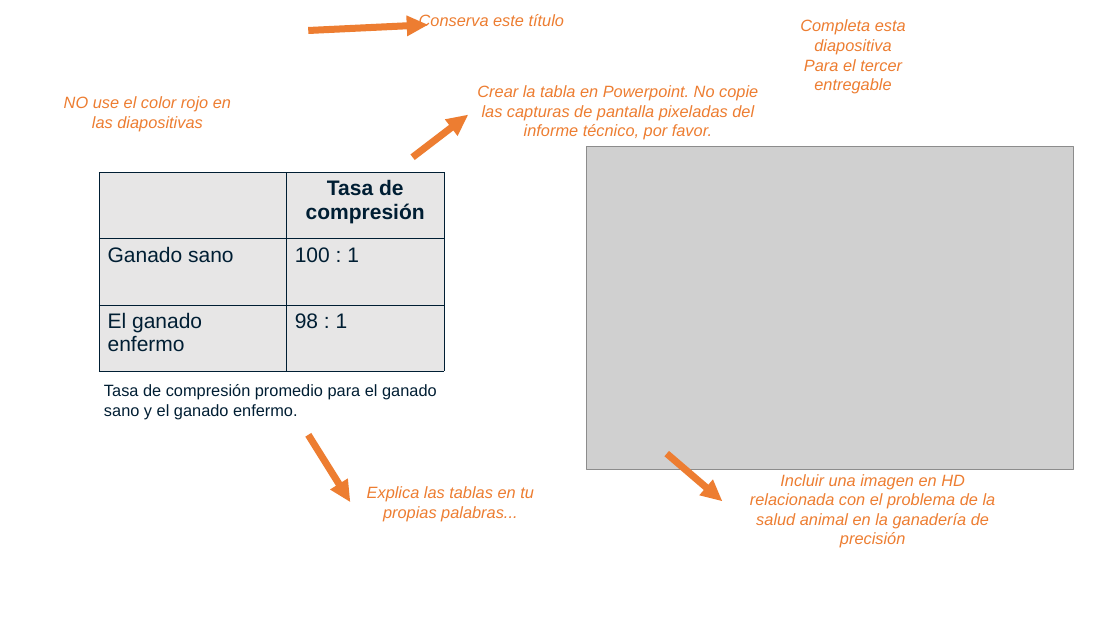
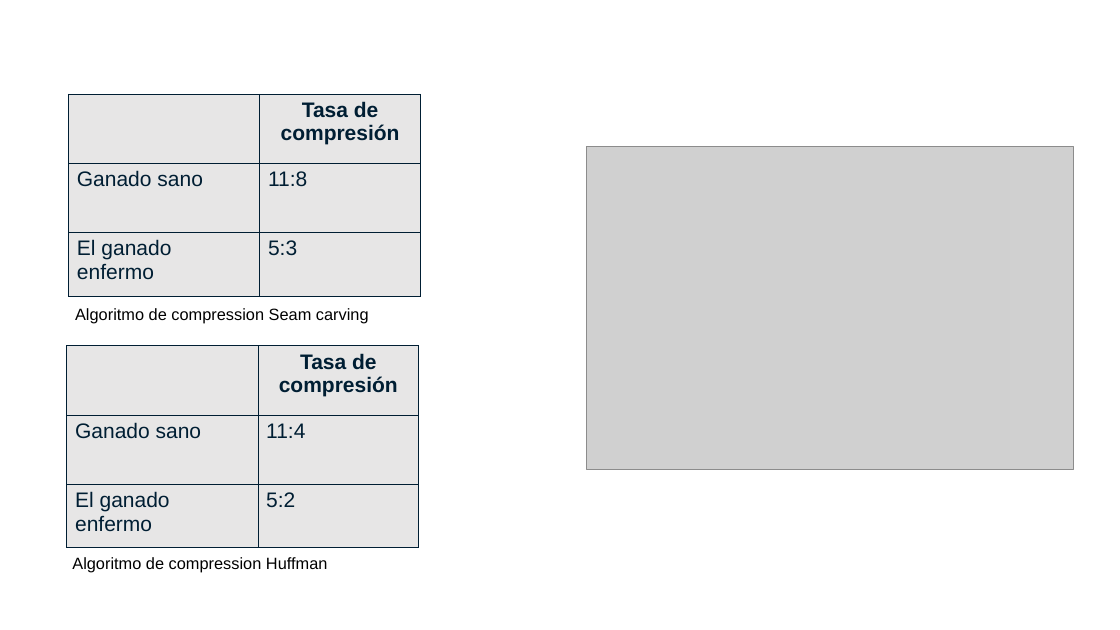
Before and after one commit to Juanes3312/ST0245-003, a slide deck: slide 10 of proyecto/informe/Entrega.pptx (slide 9 before the commit). Drawn at 1120x630 pixels with LibreOffice and Linux fonts; fonts in the diff are those of the drawing; grey boxes stand for pictures; background and template pictures are left out. Boxes give left, top, right and bottom in pixels: in the first picture for what was removed or moved away, otherwise in the second. Text is boxed around its words. In the diff, an @@ line names an element or a change of style, - is before the commit and + after.

Commit message:
entrega 3

```diff
--- a/proyecto/informe/Entrega.pptx
+++ b/proyecto/informe/Entrega.pptx
@@ freeform shape removed at <box>308,25,428,31</box> @@
@@ text removed at <box>419,14,564,30</box> @@
-Conserva este título
@@ text removed at <box>800,19,906,94</box> @@
-Completa esta diapositiva
-Para el tercer entregable
@@ text removed at <box>477,85,758,140</box> @@
-Crear la tabla en Powerpoint. No copie las capturas de pantalla pixeladas del informe técnico, por favor.
@@ text removed at <box>64,96,231,131</box> @@
-NO use el color rojo en las diapositivas
@@ table at <box>69,94,421,296</box> @@
-row 2, column 2: 100 : 1
+row 2, column 2: 11:8
-row 3, column 2: 98 : 1
+row 3, column 2: 5:3
@@ table: place and size @@
-table at <box>99,173,444,449</box>
+table at <box>69,94,421,296</box>
@@ freeform shape removed at <box>413,115,468,157</box> @@
@@ text at <box>75,308,369,324</box>: text changed; text colour #001E33 to #000000 @@
-Tasa de compresión promedio para el ganado
-sano y el ganado enfermo.
+Algoritmo de compression Seam carving
@@ table added at <box>67,346,419,548</box>, 3 rows, 2 columns @@
+ | Tasa de compresión
+Ganado sano | 11:4
+El ganado enfermo | 5:2
@@ freeform shape removed at <box>667,454,723,501</box> @@
@@ text removed at <box>750,474,996,529</box> @@
-Incluir una imagen en HD relacionada con el problema de la salud animal en la ganadería de precisión
@@ text removed at <box>367,486,534,522</box> @@
-Explica las tablas en tu
-propias palabras...
@@ text added at <box>72,557,328,573</box>, 14 pt, text #000000 @@
+Algoritmo de compression Huffman
```
Also in this commit, not shown: 6 other slides changed, 3 slides added, 5 slides removed, 4 other files.
